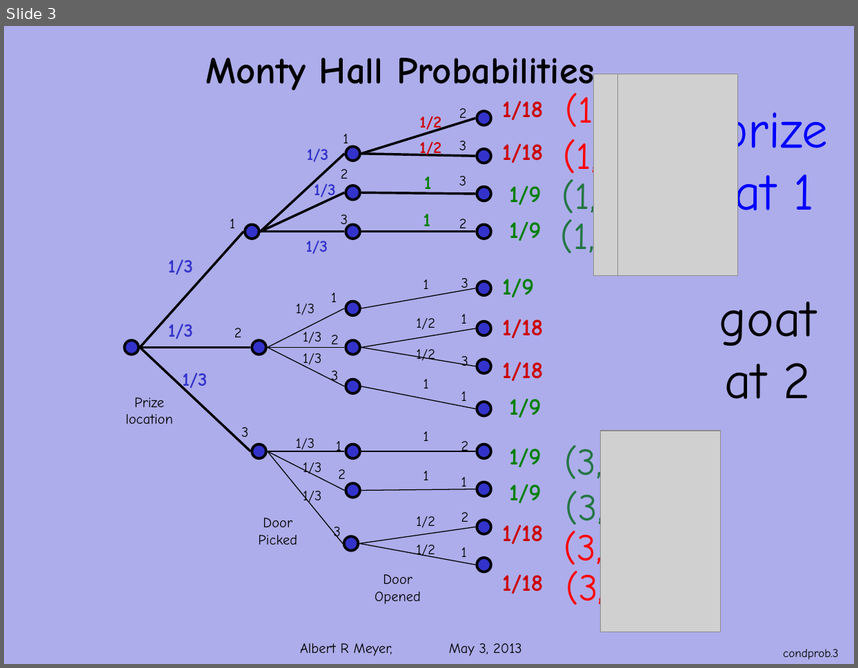
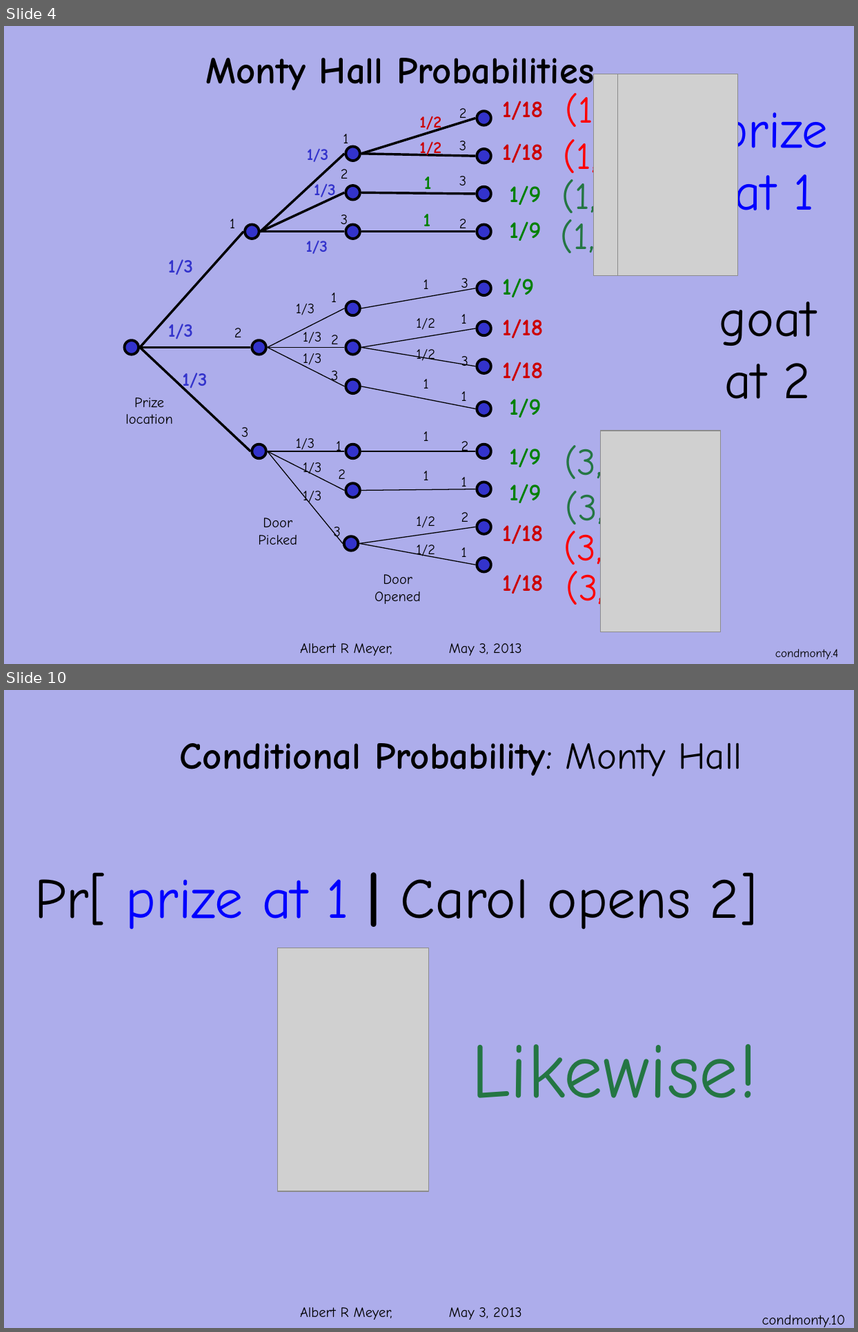
Before and after one commit to armeyer/mcs_web, a slide deck: spring13/slides13/conditional-monty.pptx. Shown one above the other, each under a label of ours: slide 3 before the commit, slides 4 and 10 after it; the slides between them are not shown. The pictures are 858x668 and 858x1332 pixels, drawn with LibreOffice and Linux fonts; fonts in the diff are those of the drawing; grey boxes stand for pictures; background and template pictures are left out. Boxes give left, top, right and bottom in pixels: in the first picture for what was removed or moved away, otherwise in the second. Text is boxed around its words. In the diff, an @@ line names an element or a change of style, - is before the commit and + after.

Commit message:
add cp14m, edit prob-conditional conditional-monty.pptx

```diff
--- a/spring13/slides13/conditional-monty.pptx
+++ b/spring13/slides13/conditional-monty.pptx
@@ slide 10 added at (x1=4, y1=690, x2=854, y2=1328), background #ADADEB; not listed: 1 template element that a slide beside it also shows @@
@@ title added at (x1=180, y1=743, x2=742, y2=776), 32 pt, text #000000, bold @@
+Conditional Probability: Monty Hall
@@ text added at (x1=35, y1=872, x2=757, y2=929), 48 pt, text #000000 @@
+Pr[ prize at 1 | Carol opens 2]
@@ picture added at (x1=278, y1=947, x2=429, y2=1191) @@
@@ text added at (x1=471, y1=1044, x2=757, y2=1098), 66 pt, text #247643 @@
+Likewise!
@@ page number added at (x1=762, y1=1314, x2=846, y2=1327), 12 pt, text #000000 @@
+condmonty.10
@@ what was slide 3 is now slide 4 @@
@@ page number at (x1=775, y1=648, x2=839, y2=659): text changed @@
-condprob.3
+condmonty.4
```
Also in this commit, not shown: 16 slides changed, 17 other slides added, 1 slide removed, 2 other files.
